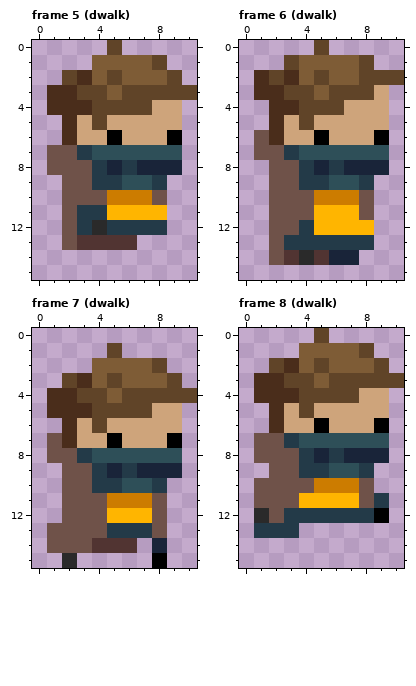
Two states of a pixel-art file, assets/player.ase. That is the earlier state.
11x16 pixels, 16 frames. Shown: frame 5 (dwalk), frame 6 (dwalk), frame 7 (dwalk), frame 8 (dwalk). The commit also changed other frames, which this record leaves out.
Now the later version:
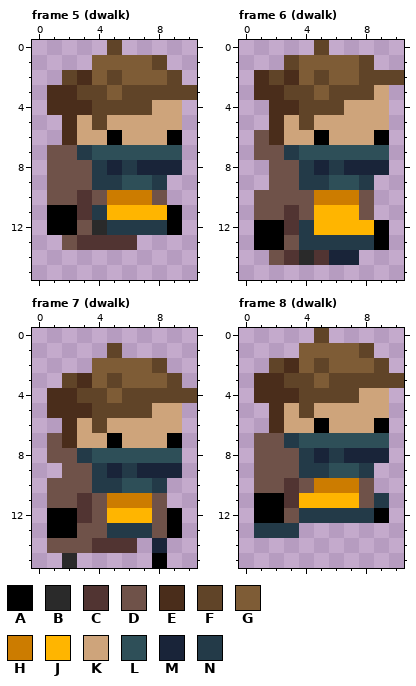
Palette (. is transparent): A #000000  B #2a2a2a  C #513432  D #6f5249  E #4a2d1b  F #604428  G #7e5c36  H #cc7c00  J #ffb500  K #cea47b  L #2e4f58  M #192439  N #233a48
What changed:
layer "hands" now shown
Frame 5 (dwalk), layer "hands":
y 9: x 1 . -> D
y 10: x 1 . -> D; x 3 D -> C
y 11: x 1..3 .DN -> AAC; x 9 . -> A
y 12: x 1..3 .DN -> AAD; x 9 . -> A
Frame 6 (dwalk), layer "hands":
y 10: x 1 . -> D
y 11: x 1 . -> D; x 3 D -> C
y 12: x 1..3 .DD -> AAC; x 9 . -> A
y 13: x 1..3 .DN -> AAD; x 9 . -> A
Frame 7 (dwalk), layer "hands":
y 10: x 1 . -> D
y 11: x 1 . -> D; x 3 D -> C
y 12: x 1..3 .DD -> AAC; x 9 . -> A
y 13: x 1..2 DD -> AA; x 9 . -> A
Frame 8 (dwalk), layer "hands":
y 9: x 1 . -> D
y 10: x 3 D -> C
y 11: x 1..3 DDD -> AAC
y 12: x 1..3 BDN -> AAD
